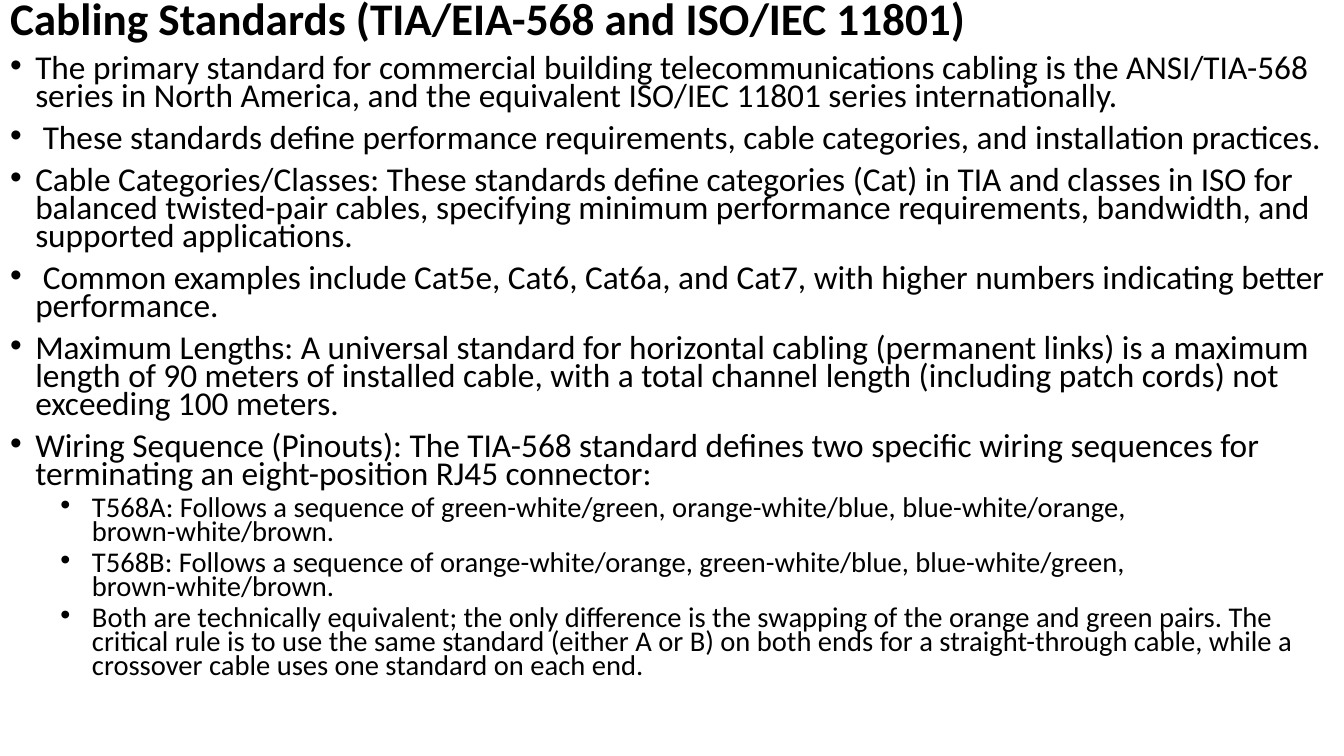
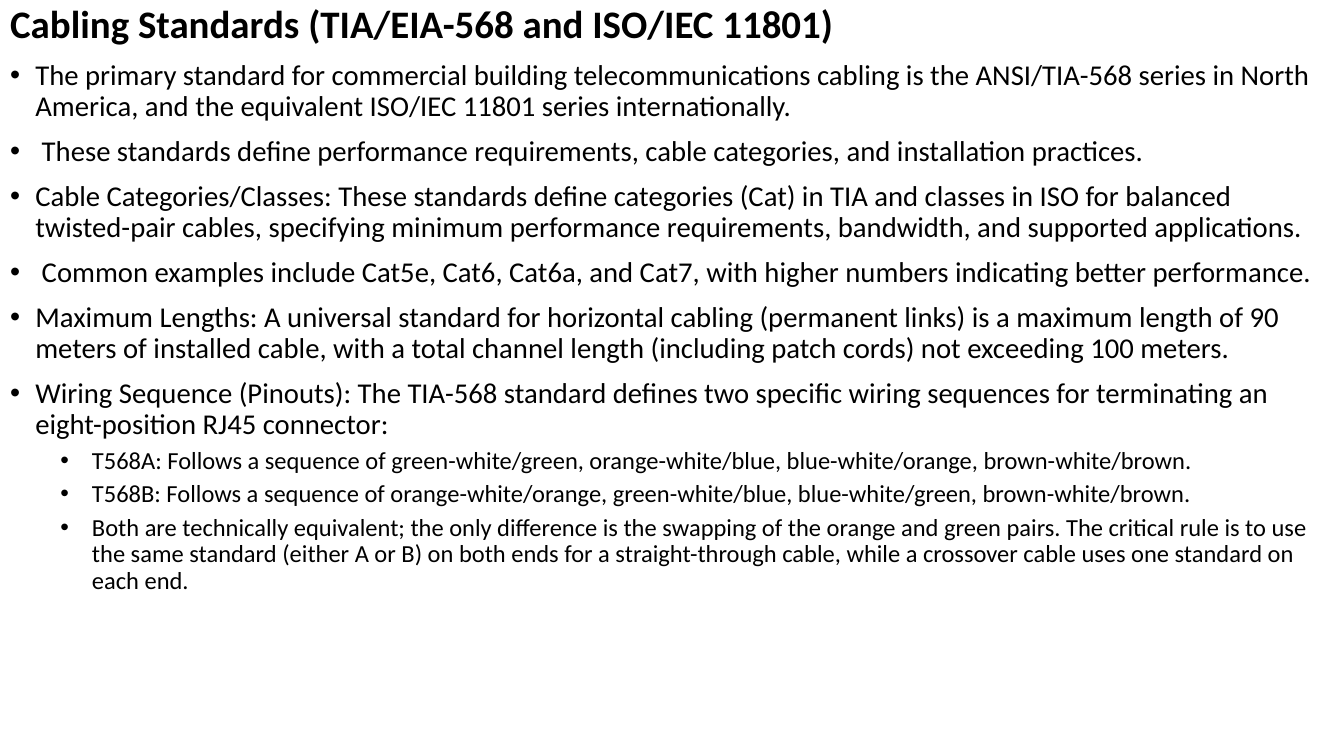
Before and after one commit to Mrcoderv/BCA-UnlimateNote-New, a slide deck: slide 32 of 5th sem/ComputerNetwork/Chapter new 4.pptx. Drawn at 1344x756 pixels with LibreOffice and Linux fonts; fonts in the diff are those of the drawing. Boxes give left, top, right and bottom in pixels: in the first picture for what was removed or moved away, otherwise in the second. Text is boxed around its words. In the diff, an @@ line names an element or a change of style, - is before the commit and + after.

```diff
--- a/5th sem/ComputerNetwork/Chapter new 4.pptx
+++ b/5th sem/ComputerNetwork/Chapter new 4.pptx
@@ text "Cabling Standards (TIA/EIA-568 and ISO/IEC ..." at [10,9,1311,589]: size 32.3 to 27.8 pt in "Cabling Standards (TIA/EIA-568 and ISO/IEC 11801)"; size 23.8 to 20.5 pt in "The primary standard for commercial building telecommunicati ...", "These standards define performance requirements, cable categ ...", "Cable Categories/Classes: These standards define categories  ...", "Common examples include Cat5e, Cat6, Cat6a, and ..." and 2 more places; size 20.4 to 17.6 pt in "T568A: Follows a sequence of green-white/green, orange-white ...", "T568B: Follows a sequence of orange-white/orange, green-whit ...", "Both are technically equivalent; the only difference ..."; line spacing 0.7 to 0.9 @@
```
Also in this commit, not shown: 11 other slides changed, 2 other files.
